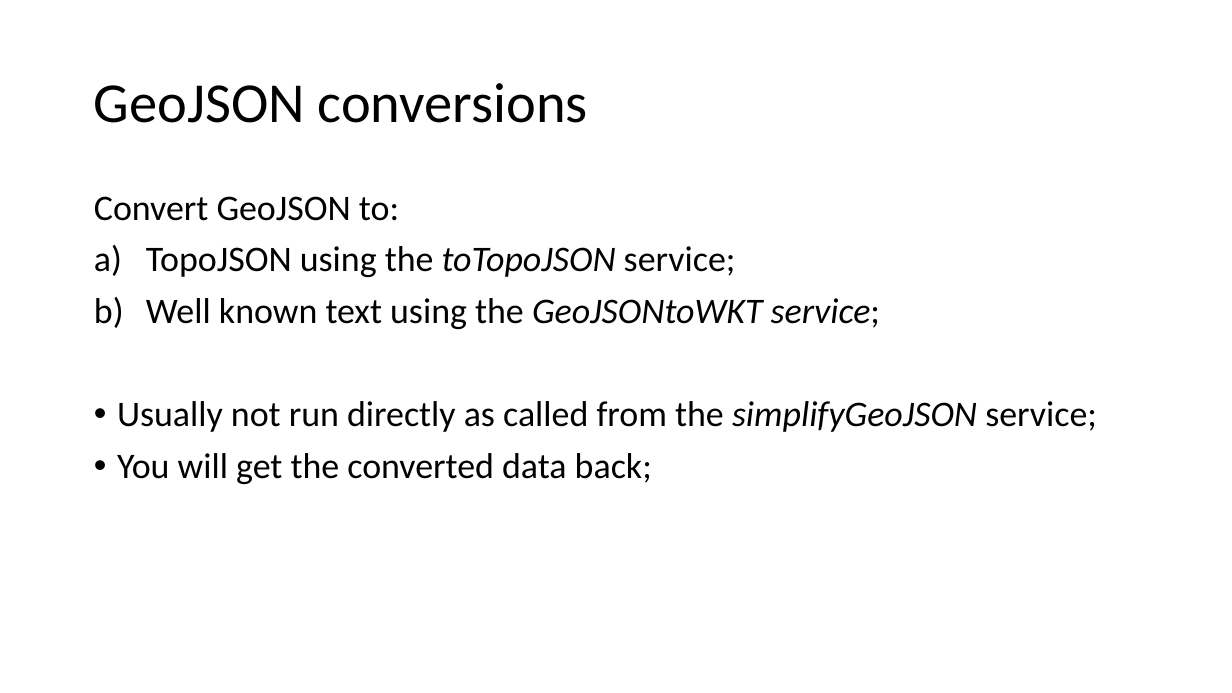
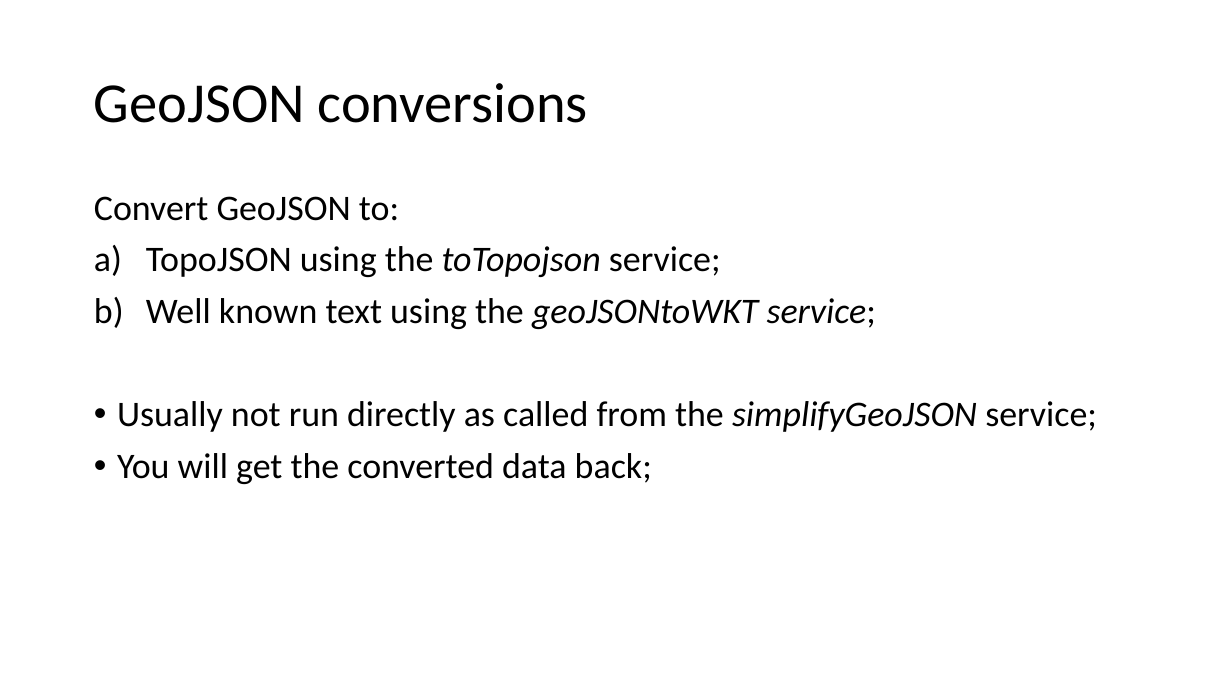
Before and after one commit to smallAreaHealthStatisticsUnit/rapidInquiryFacility, a slide deck: slide 15 of rifNodeServices/NodeGeoSpatialServices.pptx. Drawn at 1232x693 pixels with LibreOffice and Linux fonts; fonts in the diff are those of the drawing. Boxes give left, top, right and bottom in pixels: in the first picture for what was removed or moved away, otherwise in the second. Text is boxed around its words. In the diff, an @@ line names an element or a change of style, - is before the commit and + after.

```diff
--- a/rifNodeServices/NodeGeoSpatialServices.pptx
+++ b/rifNodeServices/NodeGeoSpatialServices.pptx
@@ text at (146, 246, 876, 329): text changed @@
-a) TopoJSON using the toTopoJSON service;
-b) Well known text using the GeoJSONtoWKT service;
+a) TopoJSON using the toTopojson service;
+b) Well known text using the geoJSONtoWKT service;
```
Also in this commit, not shown: 5 other slides changed, 3 other files.
